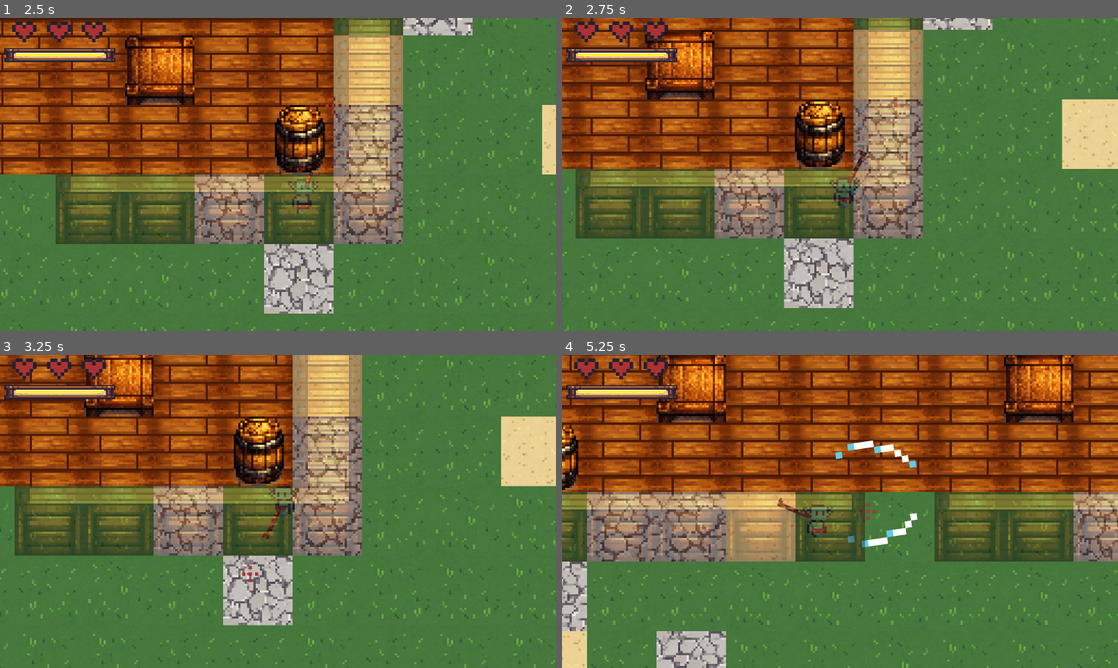
Above: before the commit, frames 1-4 (two rows, left to right).
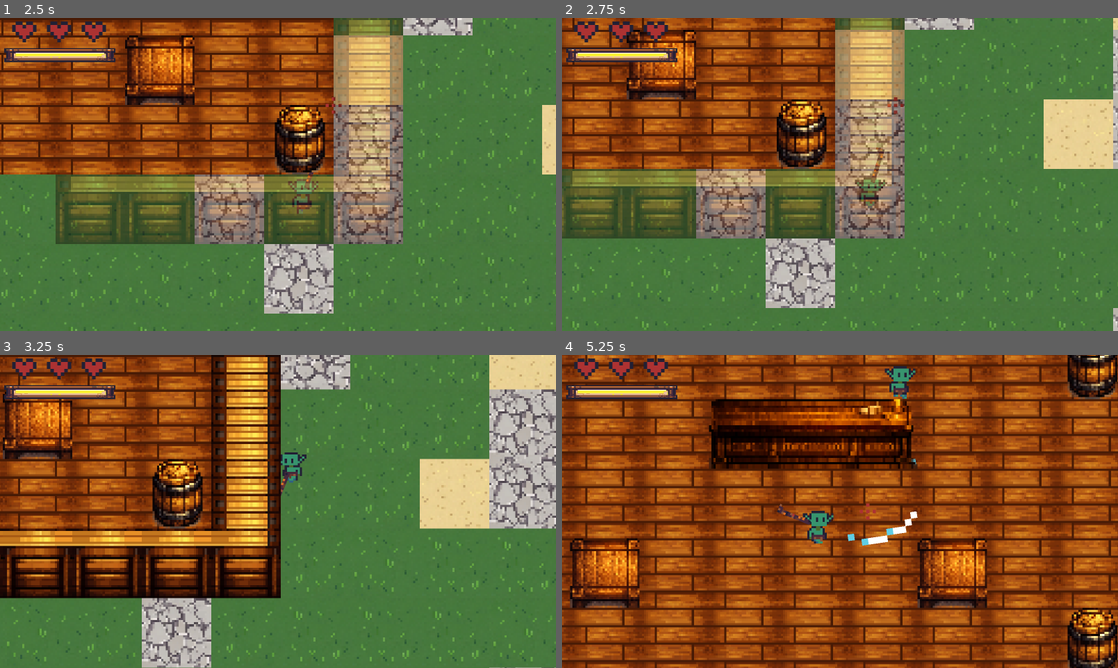
Above: after the commit, the same moments.

Repository: futurediffusion/nuclear-sand-box
Game: Godot game, scene res://scenes/main.tscn
The game is run twice, just before and just after one commit, with the same random seed, the same clock (stepped at 60 frames per second) and the same inputs. This scene is started directly instead of the project's main scene. Sound files missing from this copy of the repository are replaced by a short silence.
Inputs (mouse positions are in pixels of both pictures, inside the frame that each line leads up to):
- Up to frame 1 (2.5 s): tap Enter at 0.5 s; move the mouse to (400, 158) at 0.52 s; hold Right (move_right) 0.53-1.28 s; click (400, 158) at 0.6 s; move the mouse to (166, 190) at 1.27 s; hold Down (move_down) 1.28-2.03 s; right-click (166, 190) at 1.35 s; move the mouse to (333, 105) at 2.02 s; hold Right (move_right) from 2.03 s (still down); tap 1 at 2.1 s
- Up to frame 2 (2.75 s): keep holding Right (move_right)
- Up to frame 3 (3.25 s): move the mouse to (250, 574) at 2.77 s; release Right (move_right) at 2.78 s; hold Up (move_up) from 2.78 s (still down); tap 2 at 2.85 s
- Up to frame 4 (5.25 s): move the mouse to (1006, 558) at 3.52 s; release Up (move_up) at 3.53 s; hold Left (move_left) 3.53-5.03 s; tap 3 at 3.6 s; move the mouse to (673, 464) at 4.27 s; tap 4 at 4.35 s; move the mouse to (867, 511) at 5.02 s; hold Down (move_down) from 5.03 s (still down); click (867, 511) at 5.1 s

Frame 1 is identical in both runs. In frame 2, 33% of the frame differs, in the area x 0-100%, y 0-100%; in frame 3, 59%; in frame 4, 89%.
Error before the commit: Invalid call. Nonexistent function 'sell_all' in base 'Node (InventoryComponent)'. (res://scripts/gameplay/player.gd:244)
Error after the commit: Invalid call. Nonexistent function 'sell_all' in base 'Node (InventoryComponent)'. (res://scripts/gameplay/player.gd:251)

Commit message:
Add toggle for legacy wall collision mode

Diff:
--- a/scripts/gameplay/player.gd
+++ b/scripts/gameplay/player.gd
@@ -127,6 +127,7 @@
 	weapon_sprite.z_index = 2
 
 	_setup_components()
+	_configure_collision_mode()
 	_resolve_hearts_ui()
 	_setup_health_component()
 	_setup_stamina_component()
@@ -167,6 +168,12 @@
 		vfx_component.setup(self)
 	else:
 		push_warning("[Player] Missing VFXComponent")
+
+func _configure_collision_mode() -> void:
+	if Debug.use_legacy_wall_collision:
+		collision_mask = 1
+	else:
+		collision_mask = 2
 
 func _resolve_hearts_ui() -> void:
 	if hearts_ui != null:
--- a/scripts/systems/Debug.gd
+++ b/scripts/systems/Debug.gd
@@ -8,6 +8,7 @@
 @export var disable_vfx_pooling := false
 @export var disable_wall_occlusion := false
 @export var disable_enemy_cache := false
+@export var use_legacy_wall_collision: bool = false
 @export var categories := {
 	"boot": BOOT_TRACE,
 	"audio": false,
--- a/scripts/world/CollisionBuilder.gd
+++ b/scripts/world/CollisionBuilder.gd
@@ -29,7 +29,7 @@
 
 	var body := StaticBody2D.new()
 	body.name = "WallCollisionBody_%d_%d" % [chunk_pos.x, chunk_pos.y]
-	body.collision_layer = 1
+	body.collision_layer = 2
 	body.collision_mask = 0
 
 	var shape_count: int = 0
